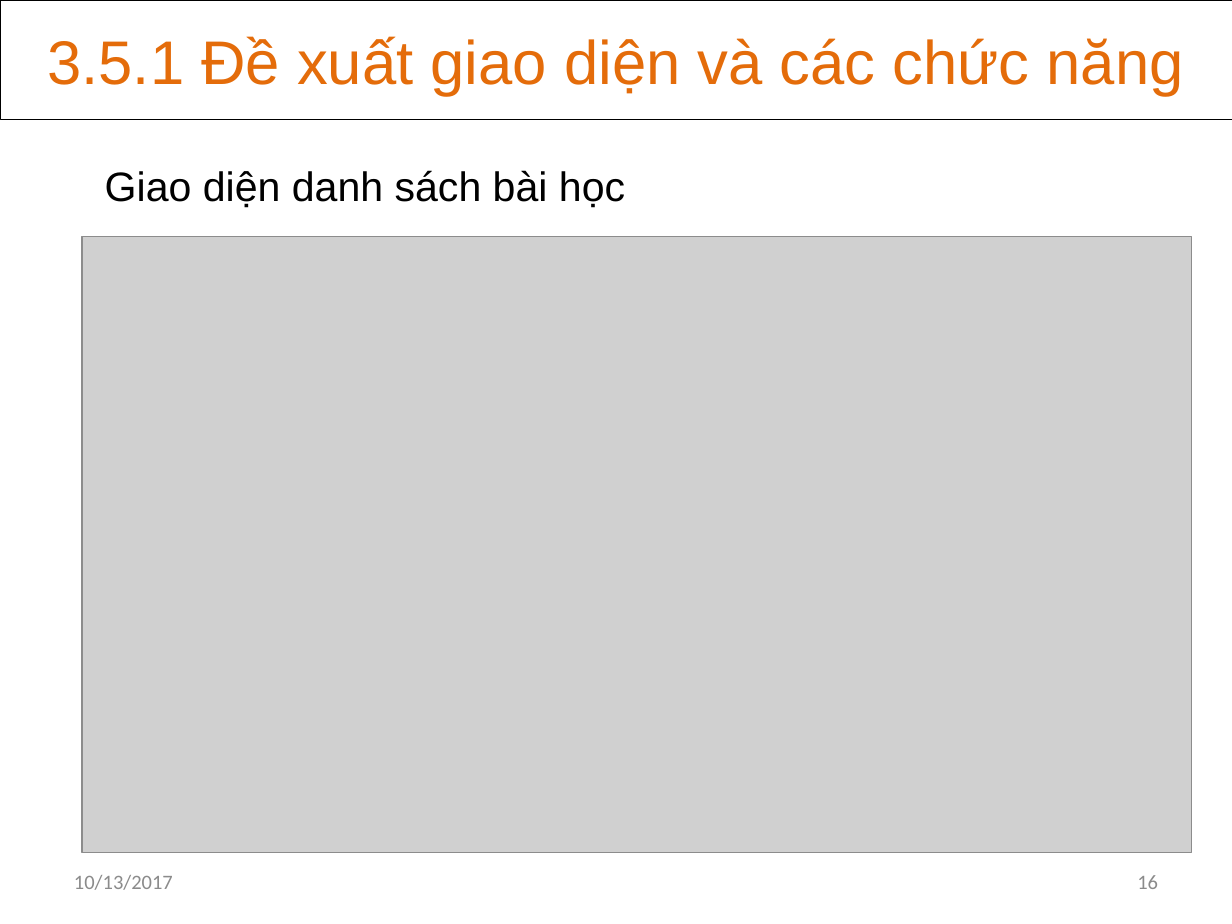
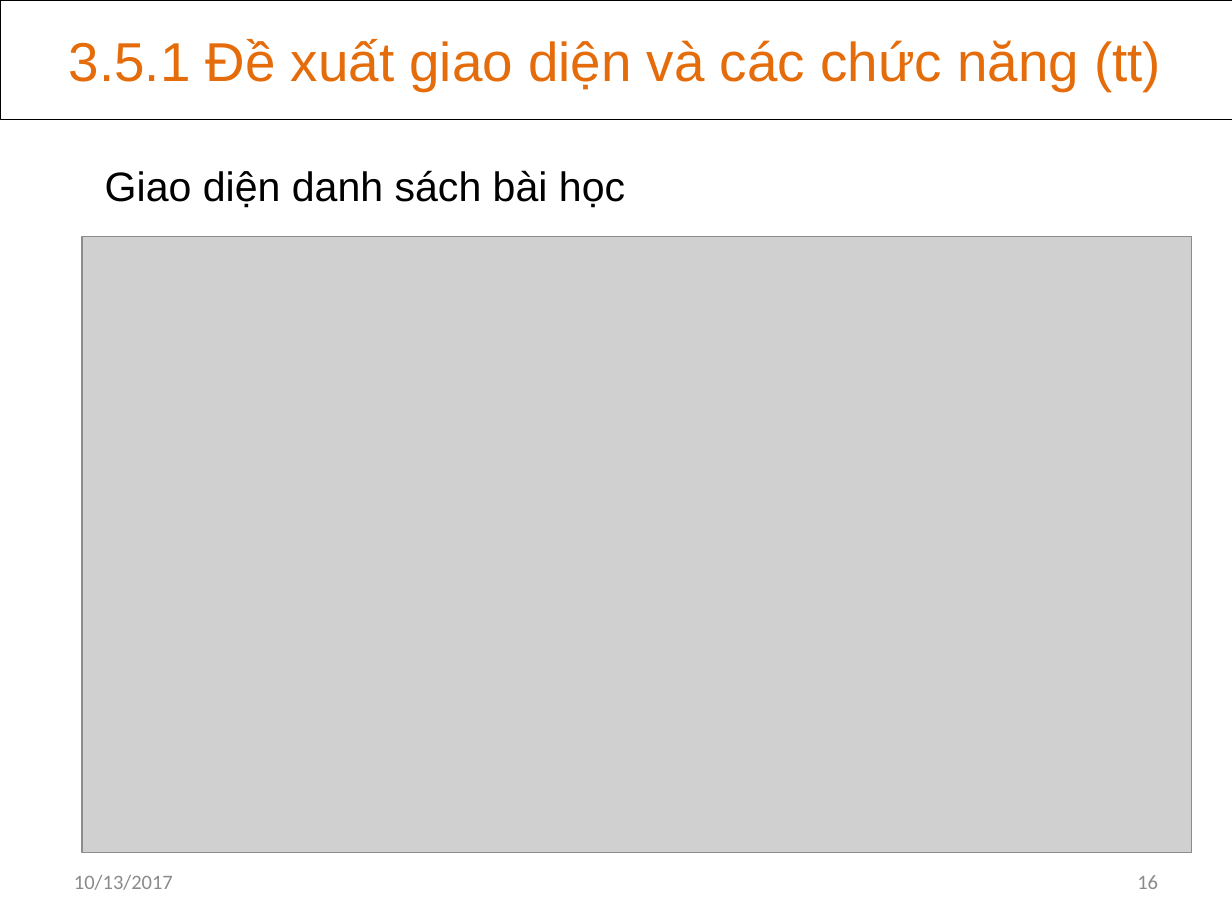
Before and after one commit to khanhvinhit/Do-An, a slide deck: slide 16 of THESIS/DACN_UD_Hoc_KHo_CTK37_BaoCao_D3.pptx. Drawn at 1232x924 pixels with LibreOffice and Linux fonts; fonts in the diff are those of the drawing; grey boxes stand for pictures. Boxes give left, top, right and bottom in pixels: in the first picture for what was removed or moved away, otherwise in the second. Text is boxed around its words. In the diff, an @@ line names an element or a change of style, - is before the commit and + after.

```diff
--- a/THESIS/DACN_UD_Hoc_KHo_CTK37_BaoCao_D3.pptx
+++ b/THESIS/DACN_UD_Hoc_KHo_CTK37_BaoCao_D3.pptx
@@ text in rectangle at [69,39,1161,91]: text changed; size 36 to 32 pt @@
-3.5.1 Đề xuất giao diện và các chức năng
+3.5.1 Đề xuất giao diện và các chức năng (tt)
```
Also in this commit, not shown: 4 other slides changed.
